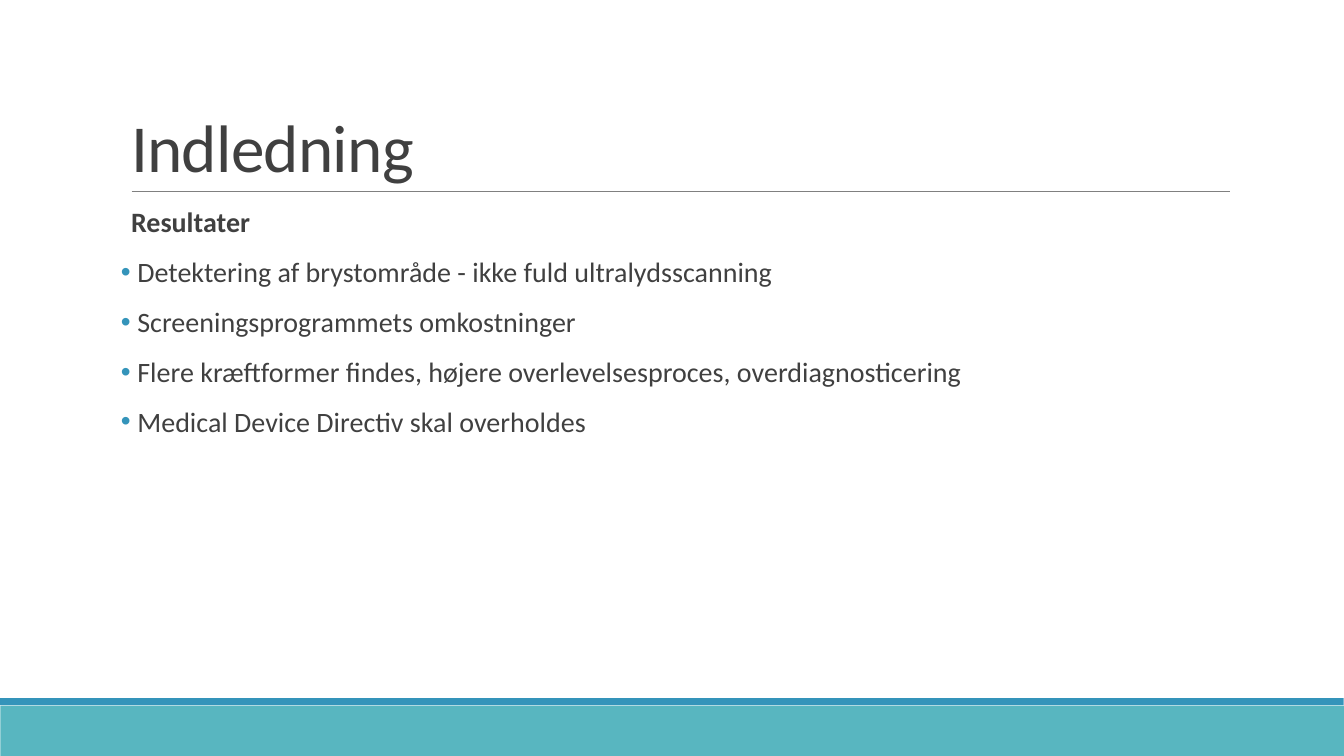
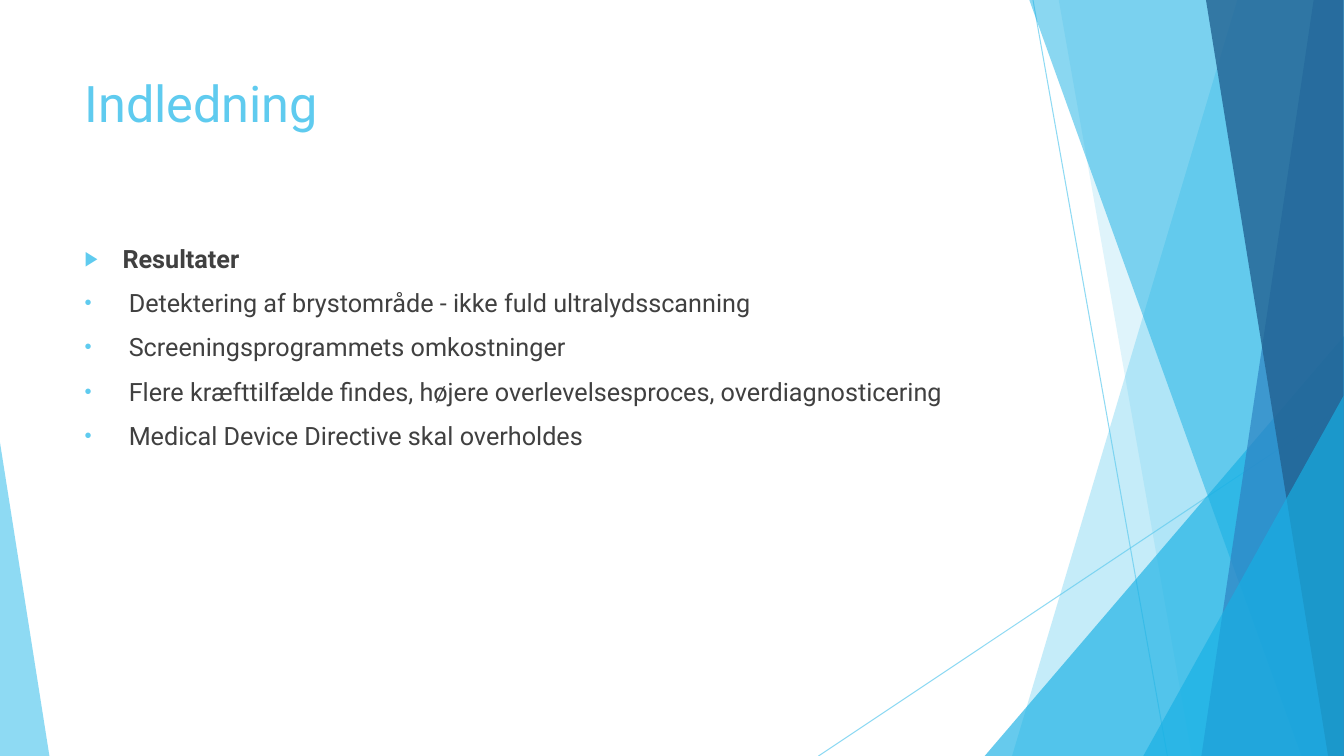
Before and after one commit to zeroregard/Automatic-Sonography, a slide deck: slide 5 of Præsentation_Eksamen.pptx. Drawn at 1344x756 pixels with LibreOffice and Linux fonts; fonts in the diff are those of the drawing. Boxes give left, top, right and bottom in pixels: in the first picture for what was removed or moved away, otherwise in the second. Text is boxed around its words. In the diff, an @@ line names an element or a change of style, - is before the commit and + after.

```diff
--- a/Præsentation_Eksamen.pptx
+++ b/Præsentation_Eksamen.pptx
@@ title "Indledning": place and size @@
-title "Indledning" at [131,125,414,184]
+title "Indledning" at [85,84,318,133]
@@ title "Indledning" at [85,84,318,133]: size 48 to 36 pt, font Calibri to Roboto, text colour #404040 to #5FCBEF, letter spacing -0.5 to 0 pt; line spacing 0.85 to 1; vertical alignment bottom to top @@
@@ line removed from (132, 192) to (1231, 192) @@
@@ text "Resultater": place and size @@
-text "Resultater" at [131,212,961,432]
+text "Resultater" at [123,249,942,446]
@@ text at [123,249,750,362]: size 20 to 18 pt, font Calibri to Roboto in "Resultater", "Detektering af brystområde - ikke fuld ultralydsscanning", "Screeningsprogrammets omkostninger"; bullet   to ▶; line spacing 0.9 to 1; less space between paragraphs; bullet colour #3494BA to #5FCBEF; indent changed @@
@@ text at [129,382,942,446]: text changed; size 20 to 18 pt; font Calibri to Roboto @@
-• Flere kræftformer findes, højere overlevelsesproces, overdiagnosticering
-• Medical Device Directiv skal overholdes
+• Flere kræfttilfælde findes, højere overlevelsesproces, overdiagnosticering
+• Medical Device Directive skal overholdes
@@ group added at [0,0,1344,756]: 5 freeform shapes, 3 triangles, 2 lines @@
@@ rectangle removed at [0,706,1344,756] @@
@@ rectangle removed at [0,699,1344,706] @@
```
Also in this commit, not shown: 12 other slides changed, 1 slide added, 1 slide removed, 1 other file.
